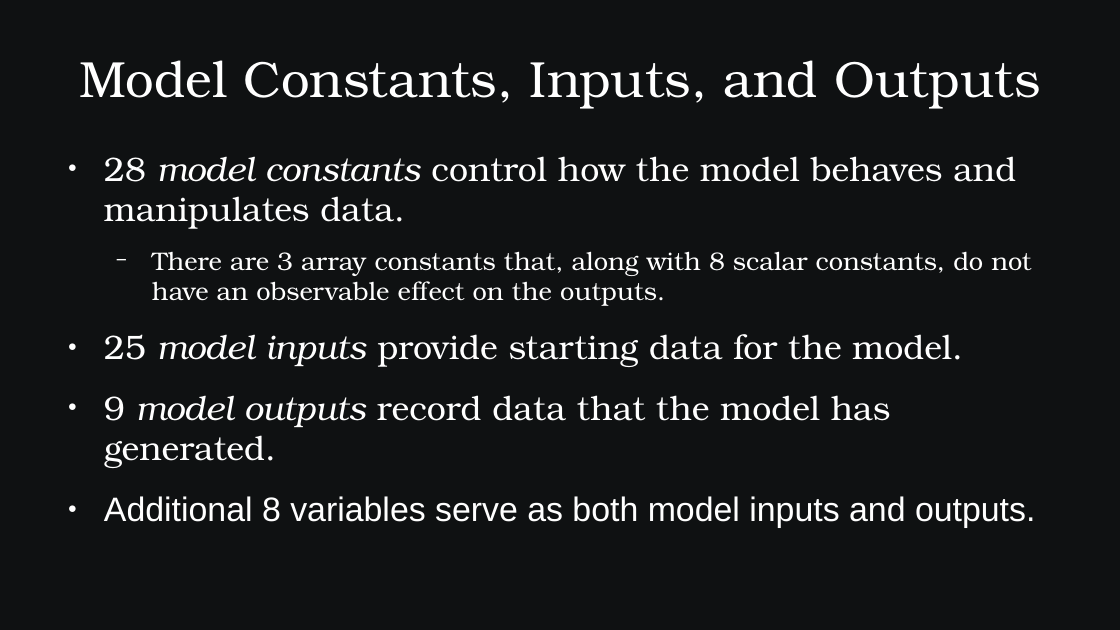
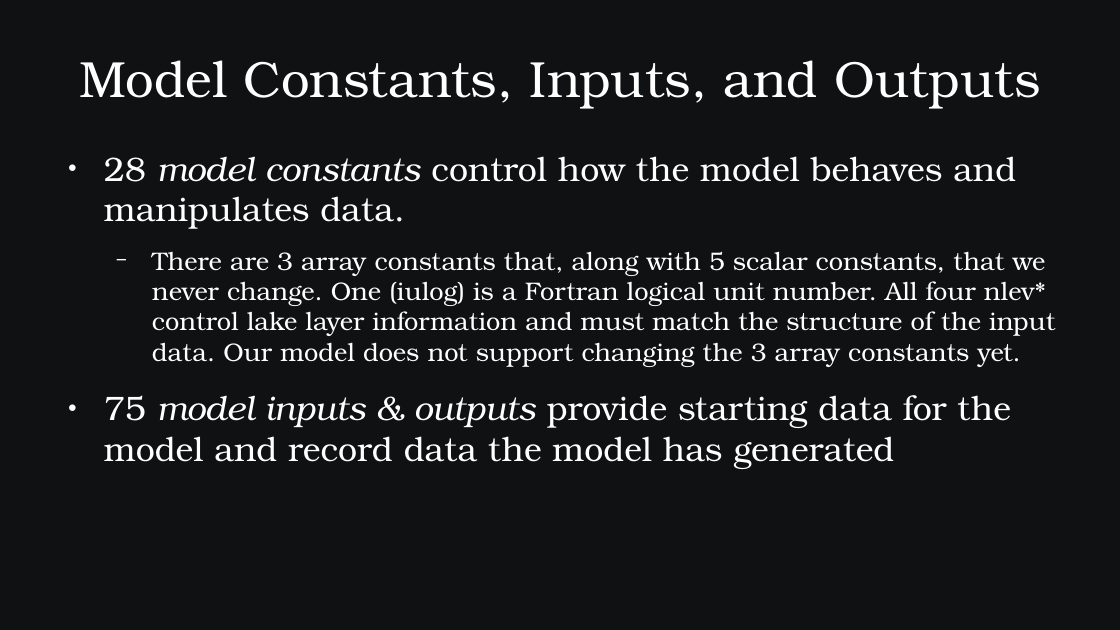
Before and after one commit to SamAllen06/lake_temp_work, a slide deck: slide 7 of documentation/for_collaborators/TestingSoftwareOverview.odp. Drawn at 1120x630 pixels with LibreOffice and Linux fonts; fonts in the diff are those of the drawing. Boxes give left, top, right and bottom in pixels: in the first picture for what was removed or moved away, otherwise in the second. Text is boxed around its words. In the diff, an @@ line names an element or a change of style, - is before the commit and + after.

```diff
--- a/documentation/for_collaborators/TestingSoftwareOverview.odp
+++ b/documentation/for_collaborators/TestingSoftwareOverview.odp
@@ text at [104, 251, 1055, 469]: text changed; size 24 to 18 pt @@
-  − There are 3 array constants that, along with 8 scalar constants, do not have an observable effect on the outputs.
-● 25 model inputs provide starting data for the model.
-● 9 model outputs record data that the model has generated.
-● Additional 8 variables serve as both model inputs and outputs.
+  − There are 3 array constants that, along with 5 scalar constants, that we never change. One (iulog) is a Fortran logical unit number. All four nlev* control lake layer information and must match the structure of the input data. Our model does not support changing the 3 array constants yet.
+● 75 model inputs & outputs provide starting data for the model and record data the model has generated
```
Also in this commit, not shown: 8 other slides changed, 1 slide added, 3 other files.
